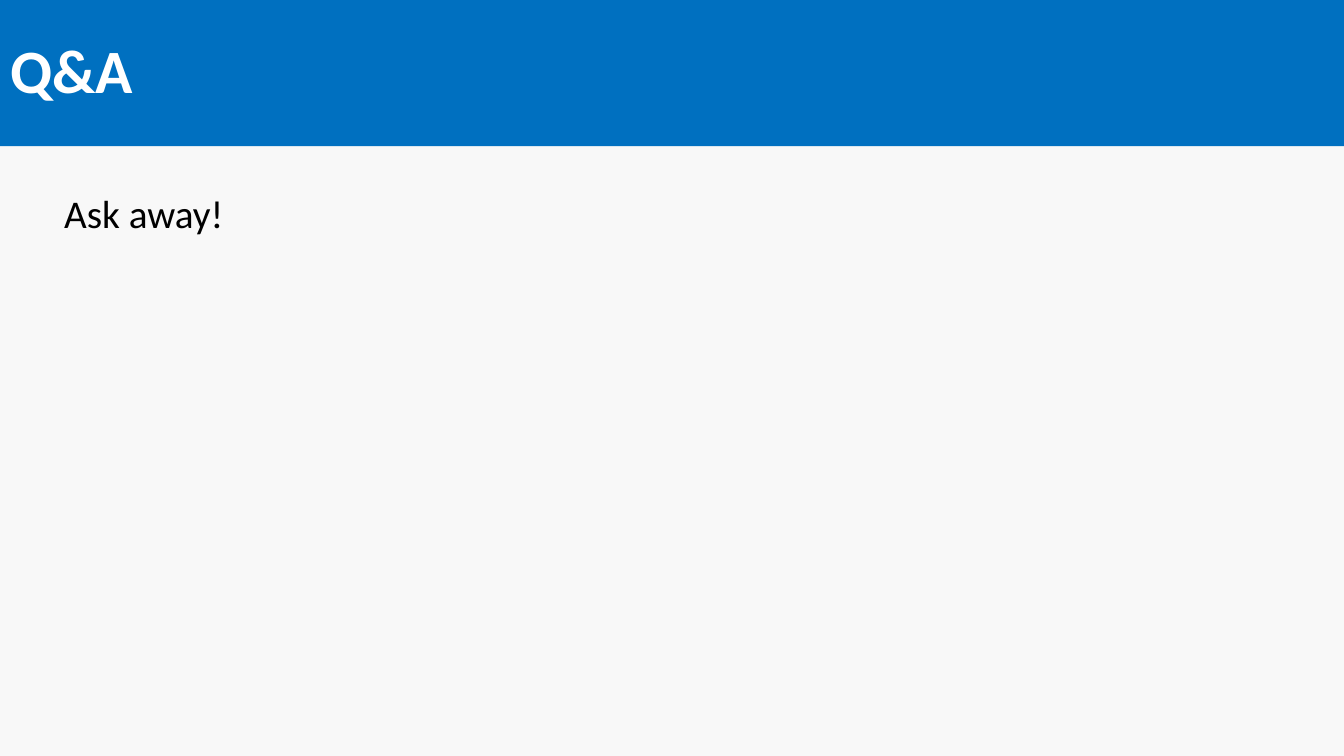
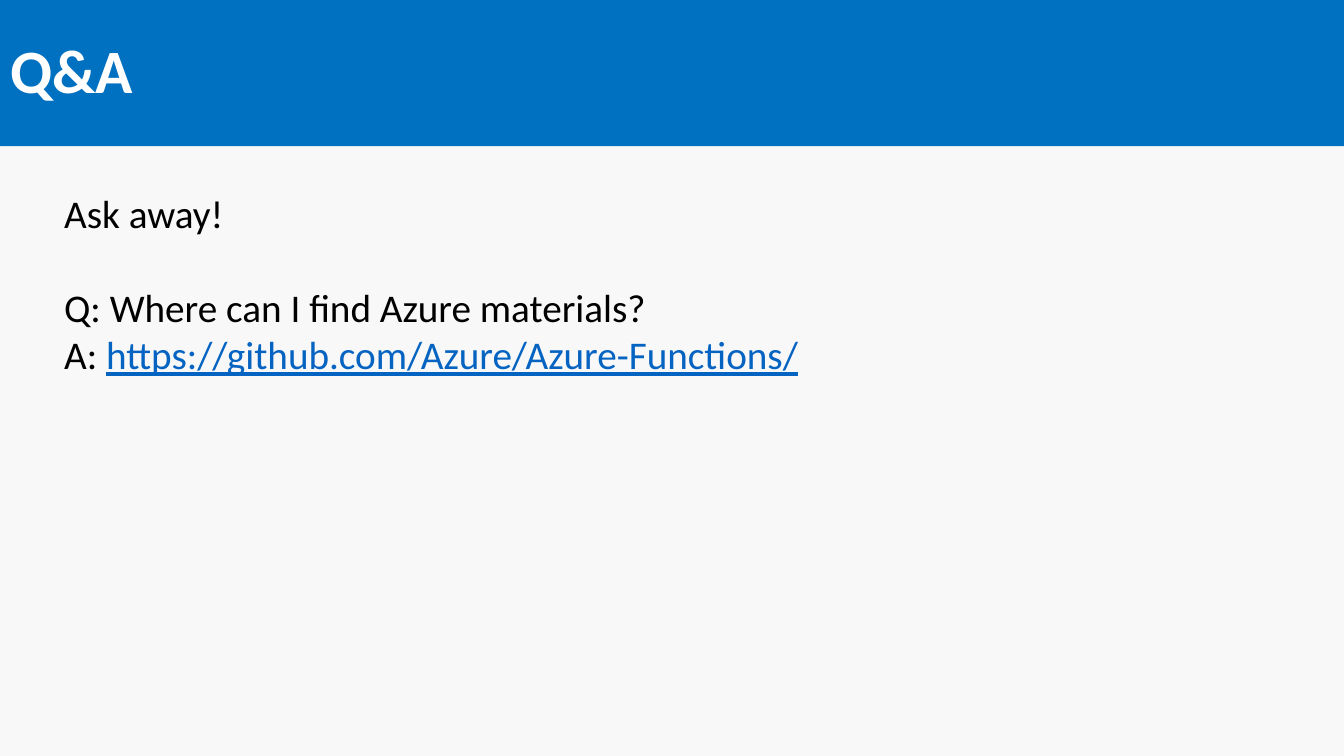
Before and after one commit to SeanFeldman/AzureFunctions-DotNet-YYC, a slide deck: slide 18 of AzureFunctions.pptx. Drawn at 1344x756 pixels with LibreOffice and Linux fonts; fonts in the diff are those of the drawing. Boxes give left, top, right and bottom in pixels: in the first picture for what was removed or moved away, otherwise in the second. Text is boxed around its words. In the diff, an @@ line names an element or a change of style, - is before the commit and + after.

```diff
--- a/AzureFunctions.pptx
+++ b/AzureFunctions.pptx
@@ text at <box>64,294,798,376</box>: paragraphs added @@
+Q: Where can I find Azure materials?
+A: https://github.com/Azure/Azure-Functions/
```
Also in this commit, not shown: 5 other slides changed.
